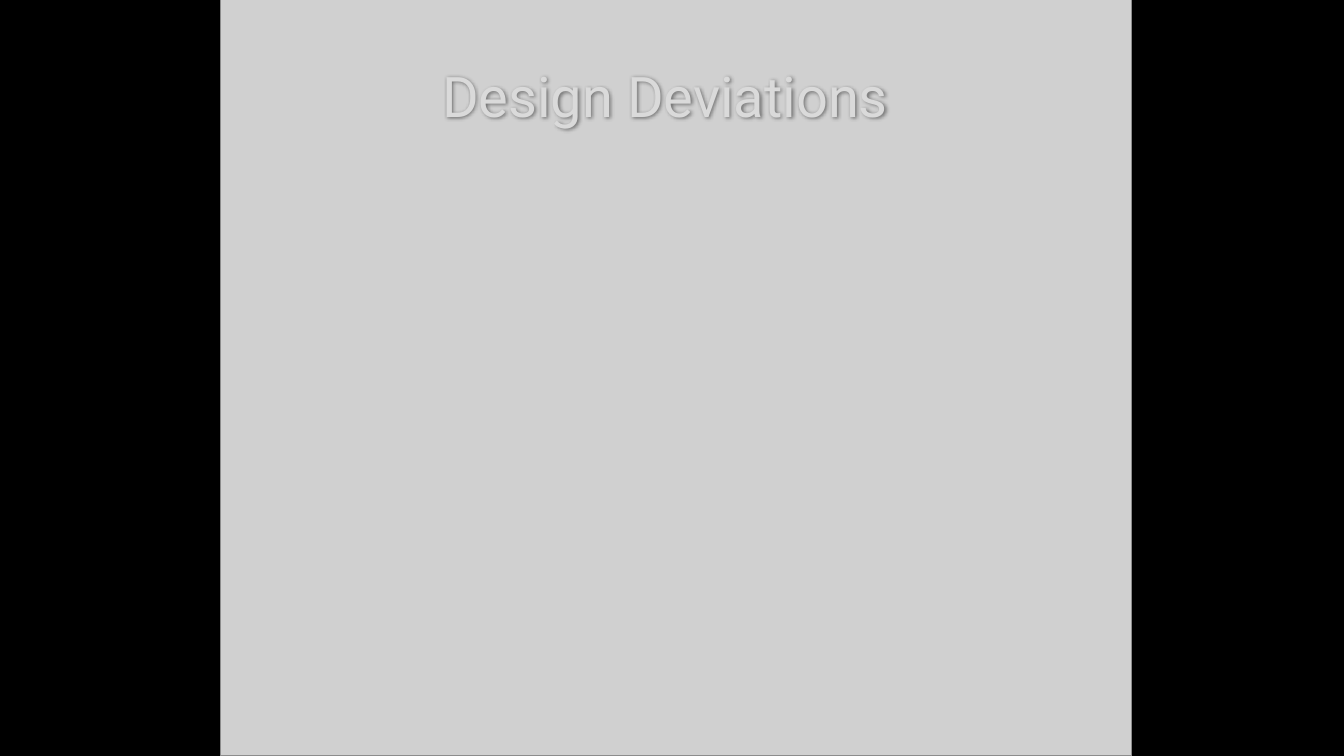
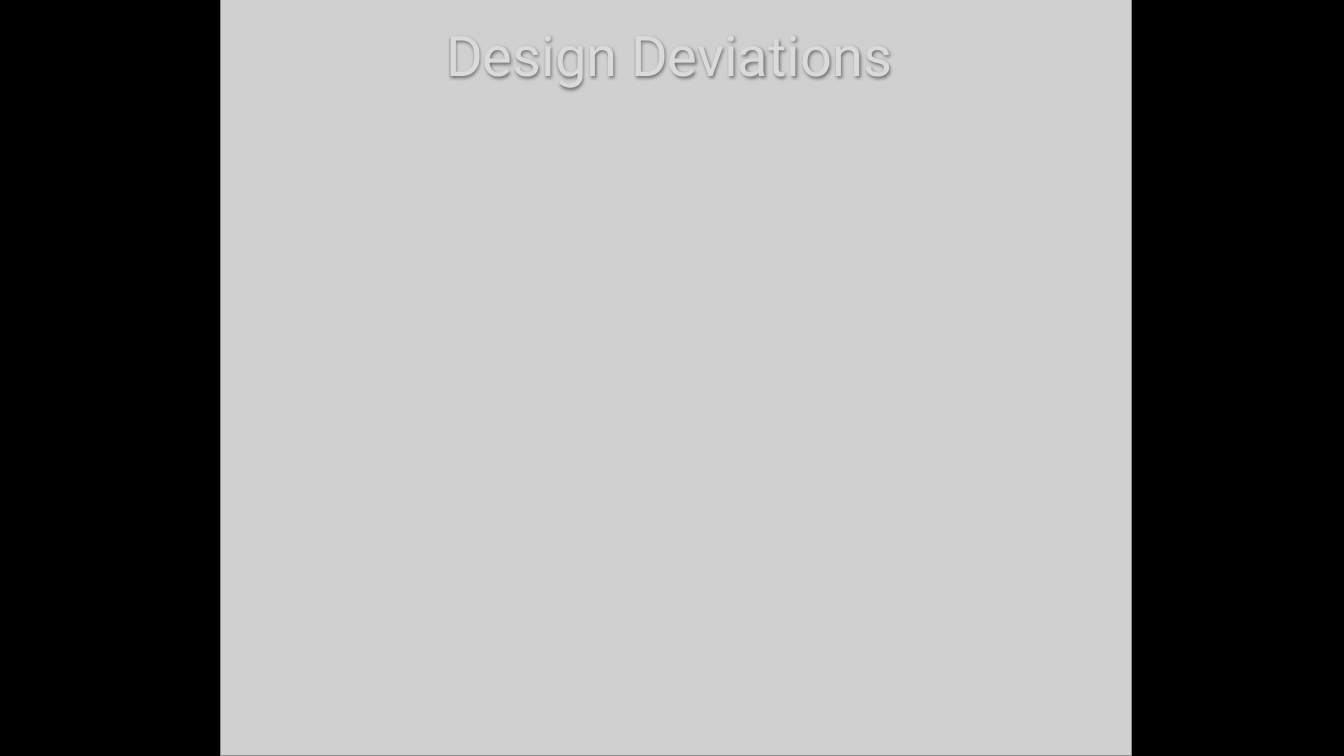
Before and after one commit to UoSGamesGroups/second-semester-dm-group-1, a slide deck: slide 4 of docs/presentation/Adversarial Physics3.pptx (slide 3 before the commit). Drawn at 1344x756 pixels with LibreOffice and Linux fonts; fonts in the diff are those of the drawing; grey boxes stand for pictures; background and template pictures are left out. Boxes give left, top, right and bottom in pixels: in the first picture for what was removed or moved away, otherwise in the second. Text is boxed around its words. In the diff, an @@ line names an element or a change of style, - is before the commit and + after.

```diff
--- a/docs/presentation/Adversarial Physics3.pptx
+++ b/docs/presentation/Adversarial Physics3.pptx
@@ title "Design Deviations": place and size @@
-title "Design Deviations" at <box>442,78,888,130</box>
+title "Design Deviations" at <box>446,38,892,90</box>
```
Also in this commit, not shown: 4 other slides changed, 1 slide added, 7 other files.
